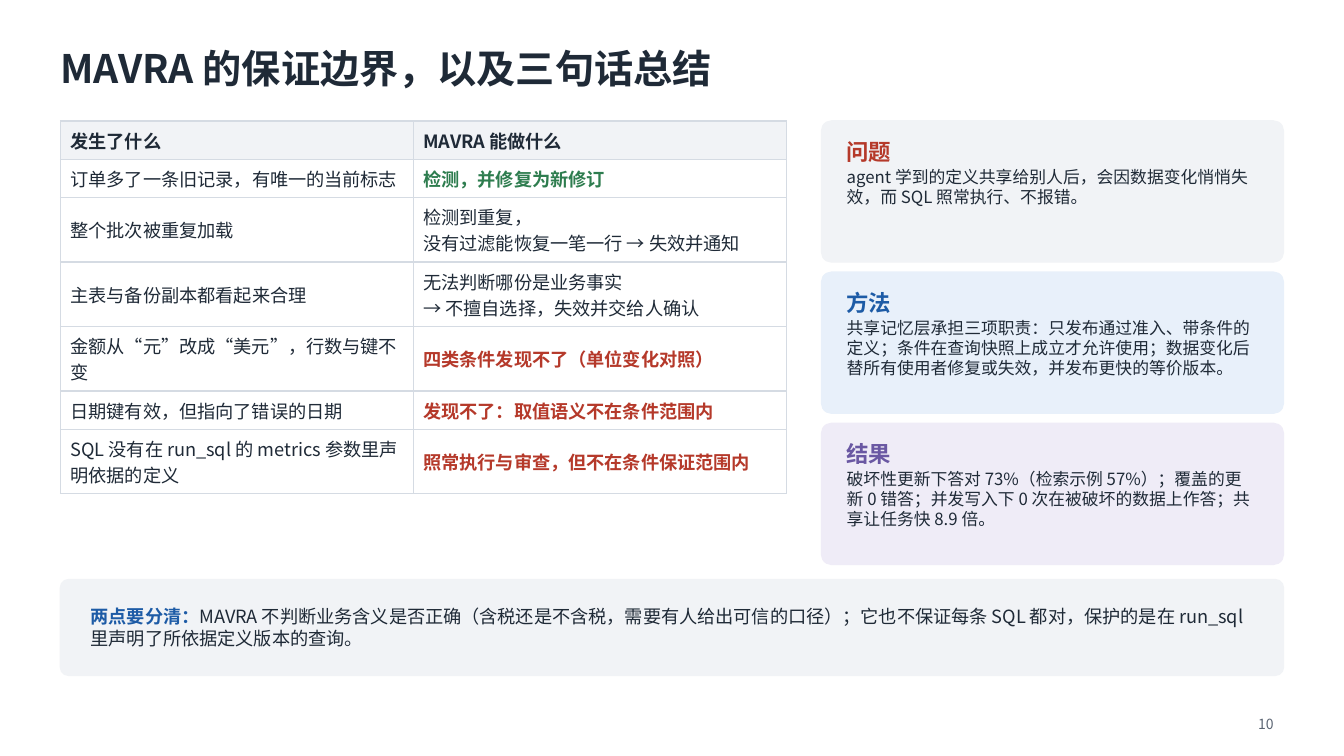
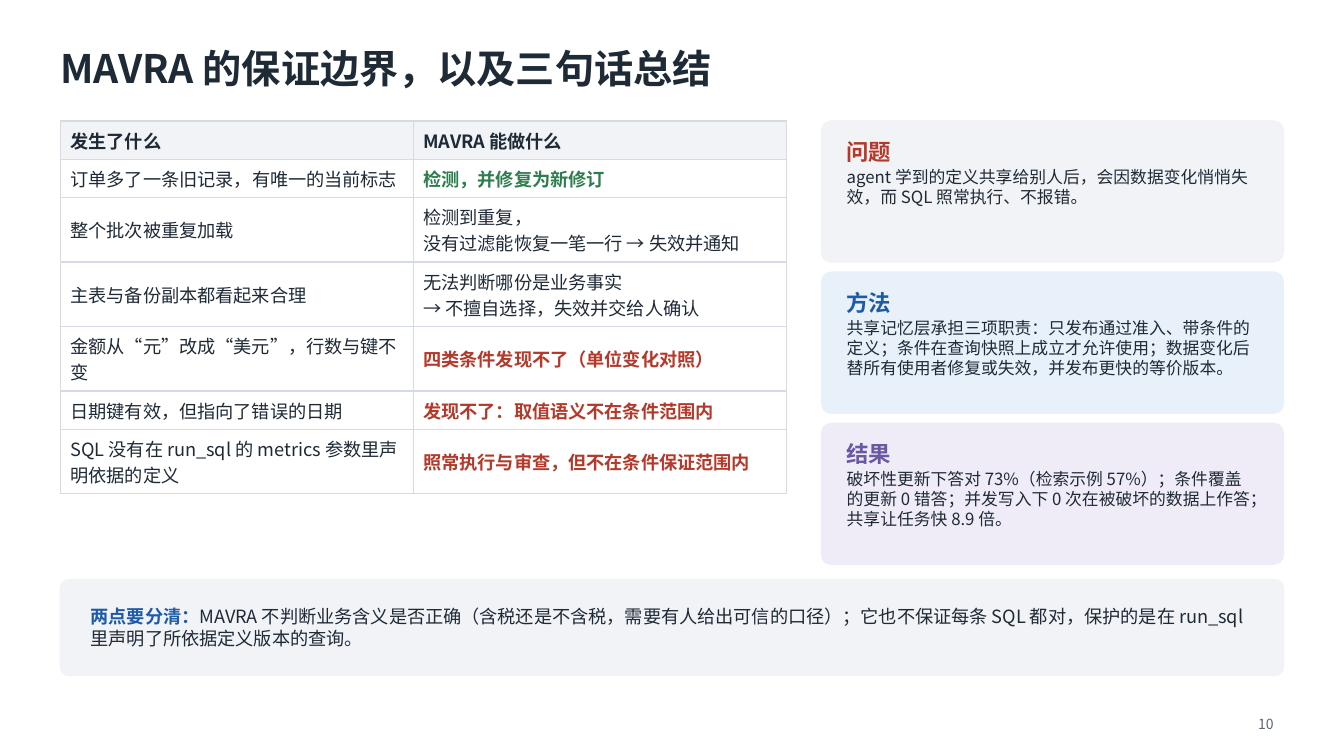
Before and after one commit to mmmttt000045/agent4db-adapter, a slide deck: slide 10 of docs/mavra-system.pptx. Drawn at 1344x756 pixels with LibreOffice and Linux fonts; fonts in the diff are those of the drawing. Boxes give left, top, right and bottom in pixels: in the first picture for what was removed or moved away, otherwise in the second. Text is boxed around its words. In the diff, an @@ line names an element or a change of style, - is before the commit and + after.

```diff
--- a/docs/mavra-system.pptx
+++ b/docs/mavra-system.pptx
@@ text at (847,471,1267,527): text changed @@
-破坏性更新下答对 73%（检索示例 57%）；覆盖的更新 0 错答；并发写入下 0 次在被破坏的数据上作答；共享让任务快 8.9 倍。
+破坏性更新下答对 73%（检索示例 57%）；条件覆盖的更新 0 错答；并发写入下 0 次在被破坏的数据上作答；共享让任务快 8.9 倍。
```
Also in this commit, not shown: 9 other slides changed, 6 other files.
